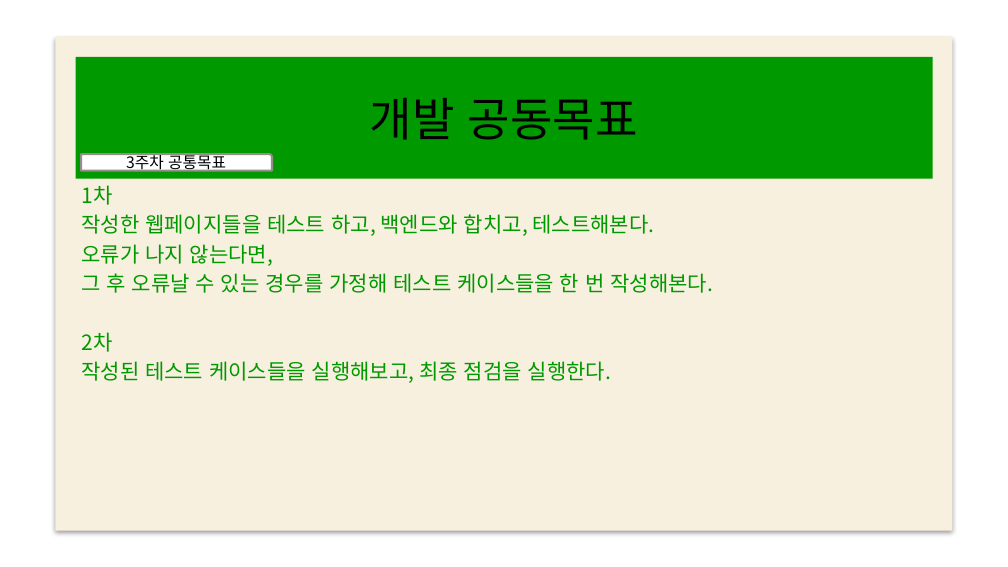
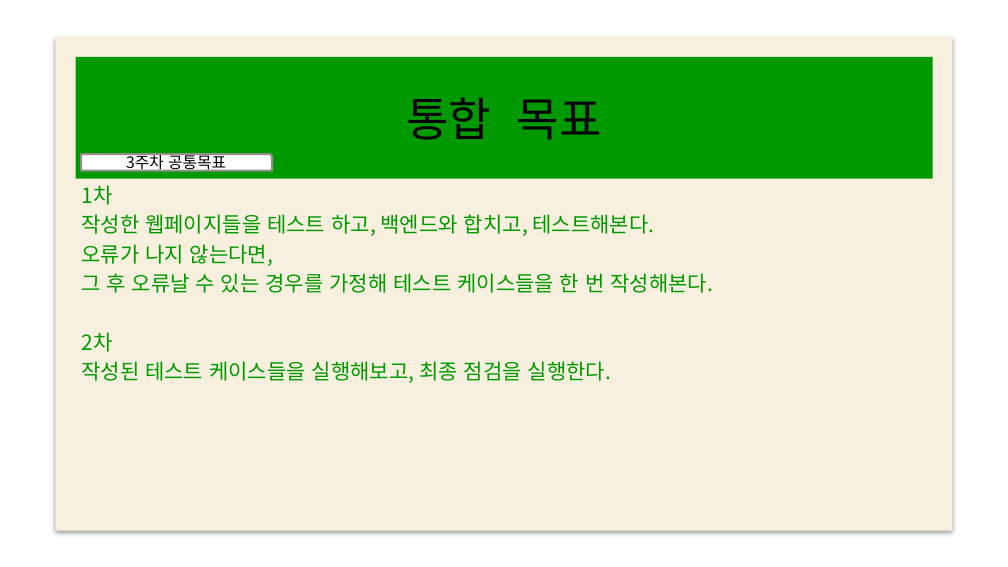
Before and after one commit to web5-kimgangmoon/teamproject_cloneCoding-Kim-Lee-Son-, a slide deck: slide 20 of 스케줄표.pptx (slide 17 before the commit). Drawn at 1008x567 pixels with LibreOffice and Linux fonts; fonts in the diff are those of the drawing; background and template pictures are left out. Boxes give left, top, right and bottom in pixels: in the first picture for what was removed or moved away, otherwise in the second. Text is boxed around its words. In the diff, an @@ line names an element or a change of style, - is before the commit and + after.

```diff
--- a/스케줄표.pptx
+++ b/스케줄표.pptx
@@ title at bbox=[406, 97, 602, 140]: text changed @@
-개발 공동목표
+통합 목표
```
Also in this commit, not shown: 9 other slides changed, 3 slides added.
